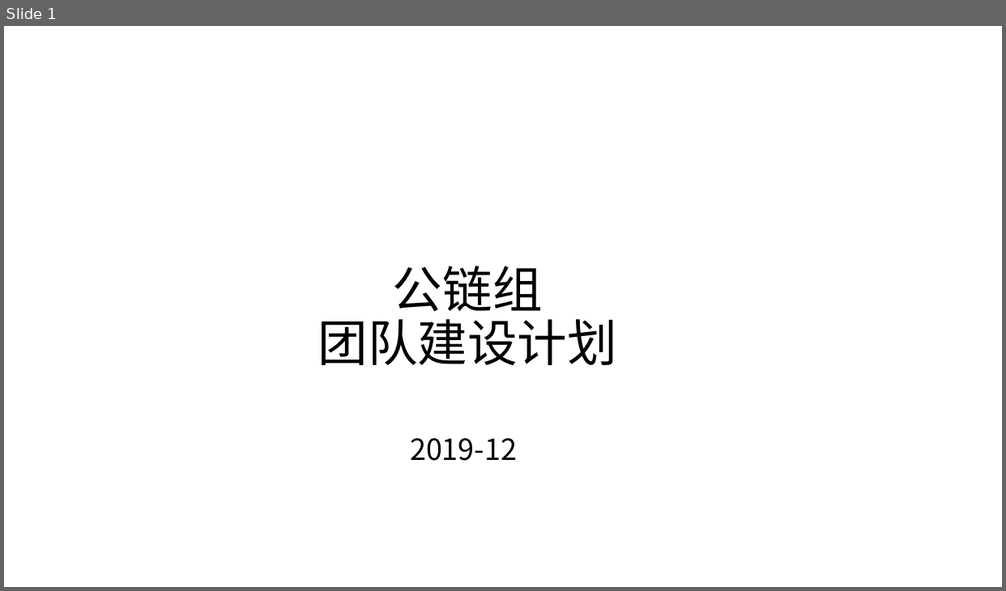
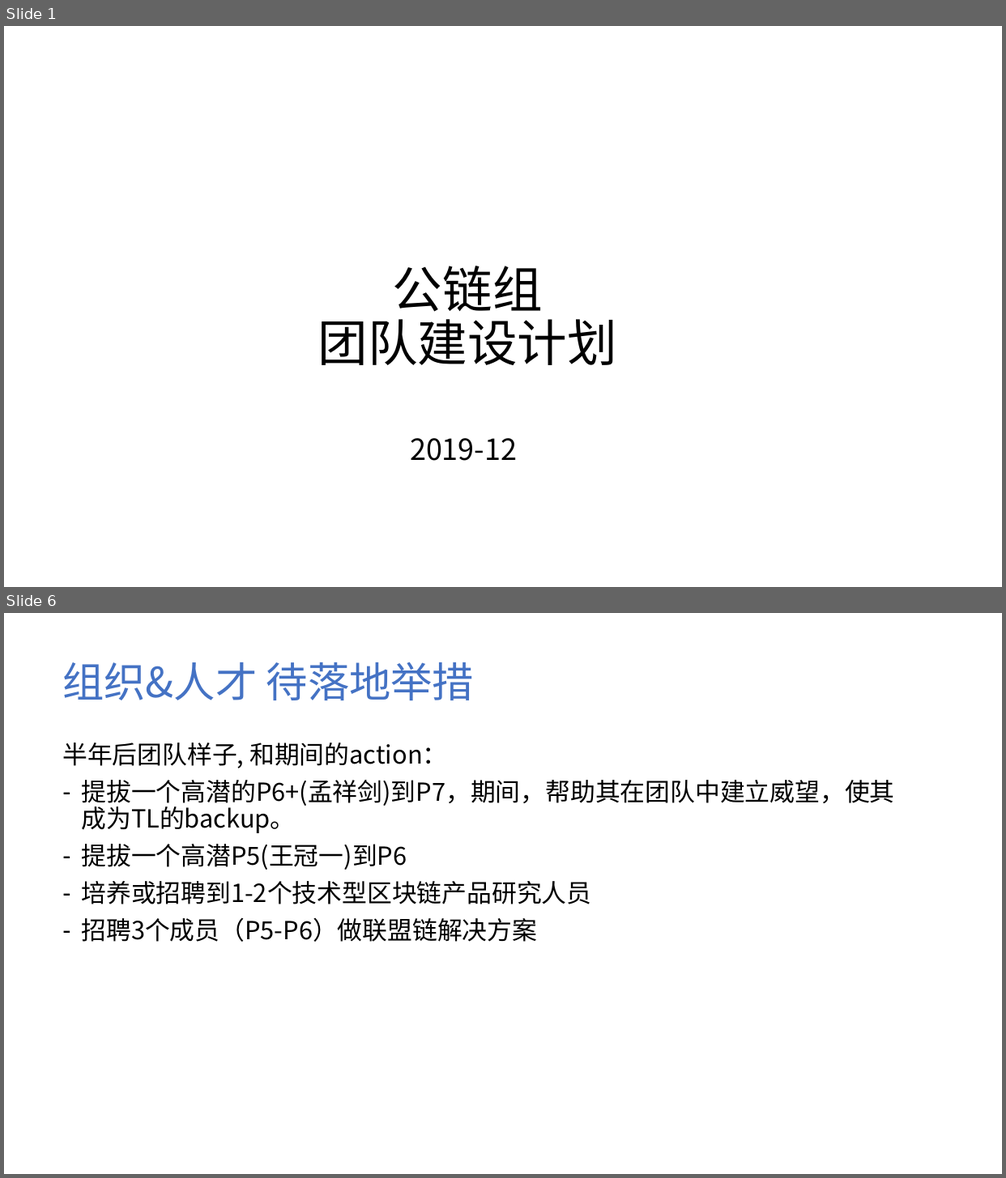
Before and after one commit to cmdpos/gaia, a slide deck: ppt/关于团队建设 - 公链组汇报.pptx. Shown one above the other, each under a label of ours: slide 1 before the commit, slides 1 and 6 after it; the slides between them are not shown. The pictures are 1006x591 and 1006x1178 pixels, drawn with LibreOffice and Linux fonts; fonts in the diff are those of the drawing; background and template pictures are left out. Boxes give left, top, right and bottom in pixels: in the first picture for what was removed or moved away, otherwise in the second. Text is boxed around its words. In the diff, an @@ line names an element or a change of style, - is before the commit and + after.

```diff
--- a/ppt/关于团队建设 - 公链组汇报.pptx
+++ b/ppt/关于团队建设 - 公链组汇报.pptx
@@ slide 6 added at [4, 613, 1002, 1174], background picture (left out) @@
@@ title added at [62, 662, 474, 700], 40 pt, text #4472C4 @@
+组织&人才 待落地举措
@@ text added at [62, 743, 894, 942], 24 pt, text #000000 @@
+半年后团队样子, 和期间的action：
+– 提拔一个高潜的P6+(孟祥剑)到P7，期间，帮助其在团队中建立威望，使其成为TL的backup。
+– 提拔一个高潜P5(王冠一)到P6
+– 培养或招聘到1-2个技术型区块链产品研究人员
+– 招聘3个成员（P5-P6）做联盟链解决方案
```
Also in this commit, not shown: 7 slides changed, 1 slide removed.
